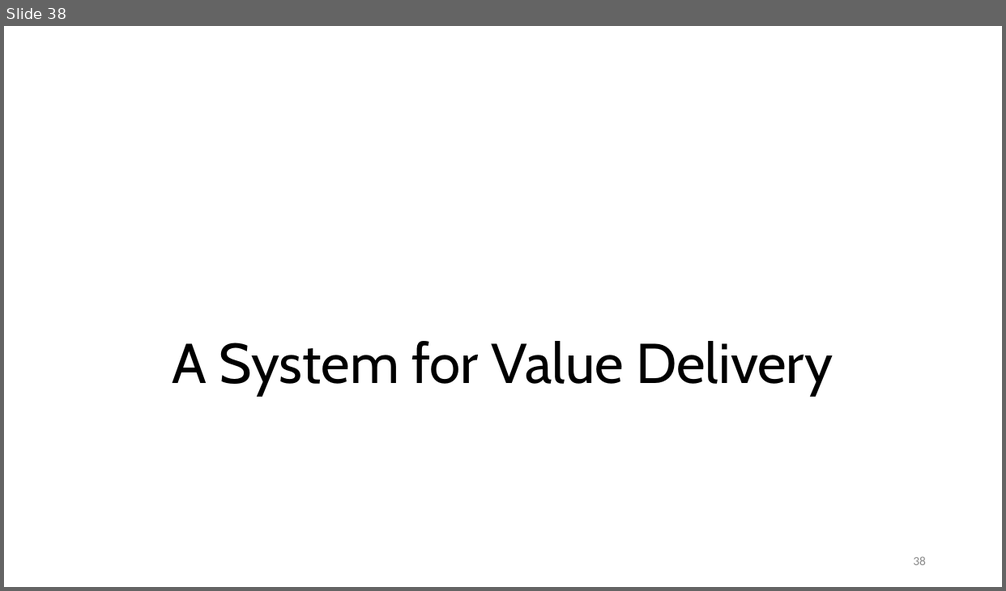
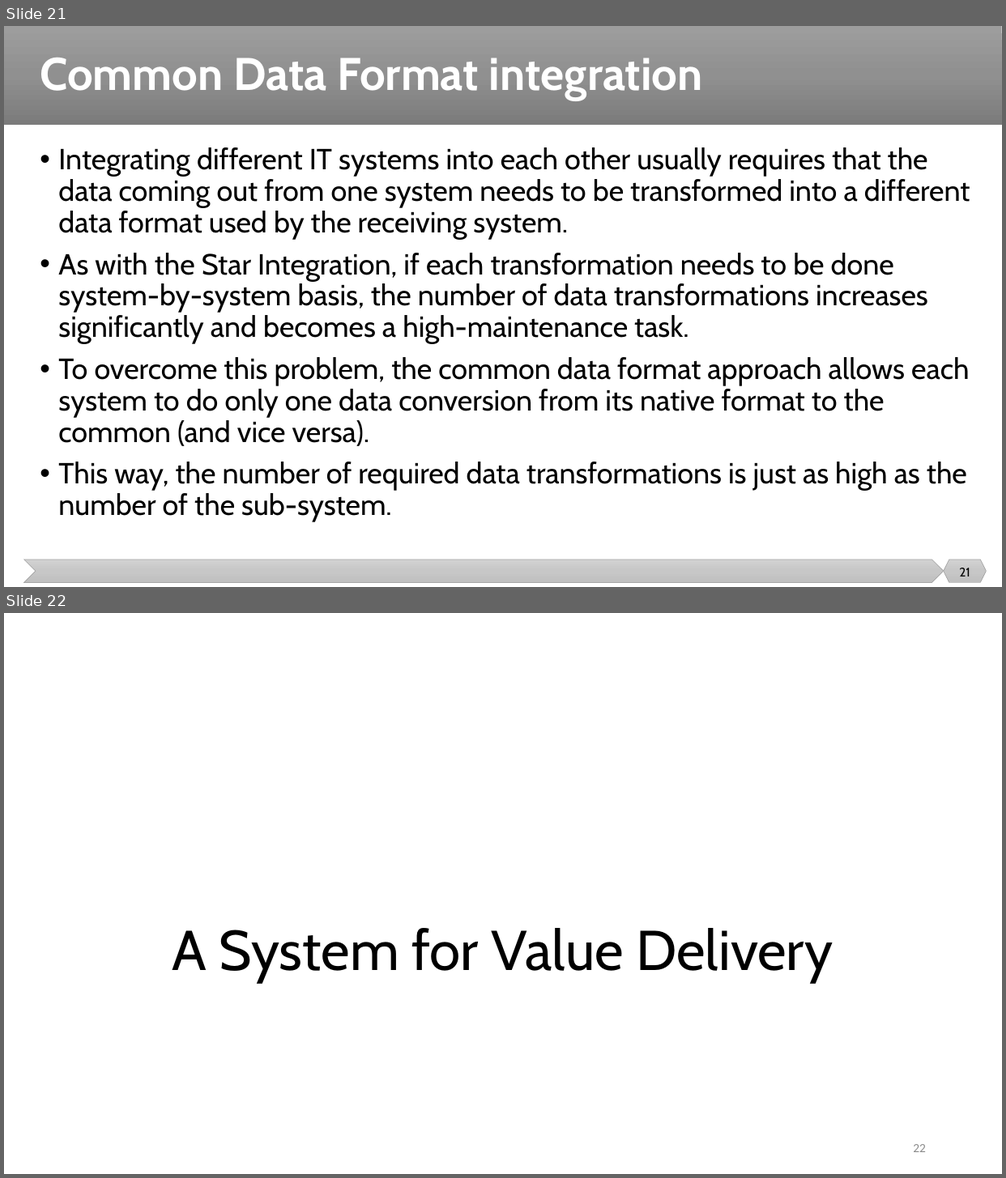
Before and after one commit to malenezi/malenezi, a slide deck: SE495/Lectures/1-Introduction/Introduction.pptx. Shown one above the other, each under a label of ours: slide 38 before the commit, slides 21 and 22 after it. The pictures are 1006x591 and 1006x1178 pixels, drawn with LibreOffice and Linux fonts; fonts in the diff are those of the drawing. Boxes give left, top, right and bottom in pixels: in the first picture for what was removed or moved away, otherwise in the second. Text is boxed around its words. In the diff, an @@ line names an element or a change of style, - is before the commit and + after.

```diff
--- a/SE495/Lectures/1-Introduction/Introduction.pptx
+++ b/SE495/Lectures/1-Introduction/Introduction.pptx
@@ slide 21 added at [4,26,1002,587], background #FFFFFF @@
@@ rectangle added at [4,26,1002,125], fill gradient #9D9D9D to #909090 to #7C7C7C @@
@@ title added at [40,58,703,101], 44 pt, text #FFFFFF, bold @@
+Common Data Format integration
@@ text added at [58,148,970,523], 28 pt, text #000000 @@
+• Integrating different IT systems into each other usually requires that the data coming out from one system needs to be transformed into a different data format used by the receiving system.
+• As with the Star Integration, if each transformation needs to be done system-by-system basis, the number of data transformations increases significantly and becomes a high-maintenance task.
+• To overcome this problem, the common data format approach allows each system to do only one data conversion from its native format to the common (and vice versa).
+• This way, the number of required data transformations is just as high as the number of the sub-system.
@@ chevron added at [24,560,944,583], fill gradient #D2D2D2 to #C8C8C8 to #C0C0C0, outline #A5A5A5 0.5 pt @@
@@ hexagon added at [944,560,987,583], fill gradient #D2D2D2 to #C8C8C8 to #C0C0C0, outline #A5A5A5 0.5 pt @@
@@ page number added at [959,568,970,577], 12 pt, text #000000 @@
+21
@@ what was slide 38 is now slide 22 @@
@@ page number at [913,1144,926,1152]: text changed @@
-38
+22
```
Also in this commit, not shown: 9 slides changed, 27 other slides added, 71 slides removed, 8 other files.
